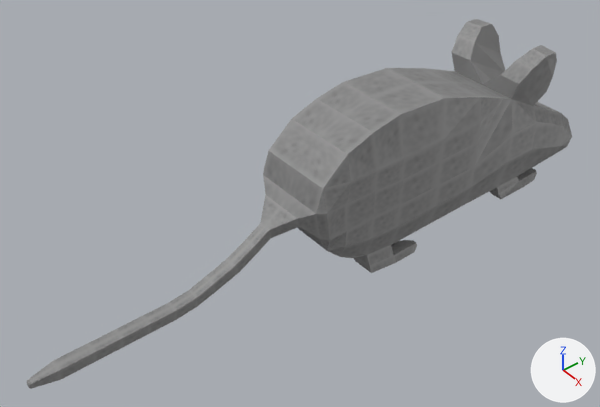
An edit to the Blender file Source/Blender Models/Mouse/Mouse.blend, drawn before and after from the same camera.
One viewpoint serves both versions: a 50 mm lens placed at (10.08, -9.52, 7.81), pointed at (0.71, -1.97, -1.06). Lighting does not change. The marker at lower right points along +X, +Y and +Z.

Objects in the first picture: 'Body'.
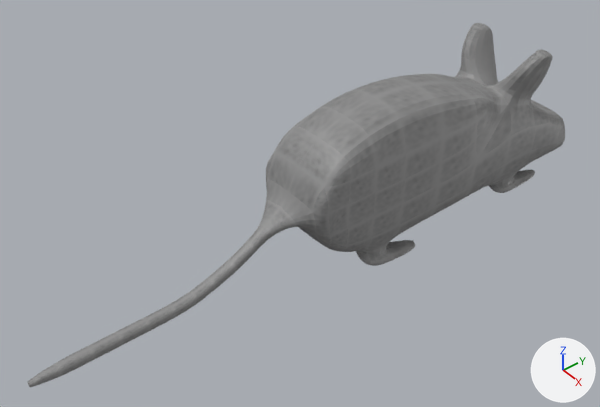
What differs and where, as boxes (x1, y1, x2, y2) in the pictures (600 x 407 px):
'Body', modifiers changed: before (27, 19, 572, 389); after (28, 23, 565, 387)

The change in detail:
Object 'Body' (ob_body) gains a SUBSURF modifier named 'Subsurf'.
Modifier setting: levels = 2.
Modifier setting: render_levels = 3.
